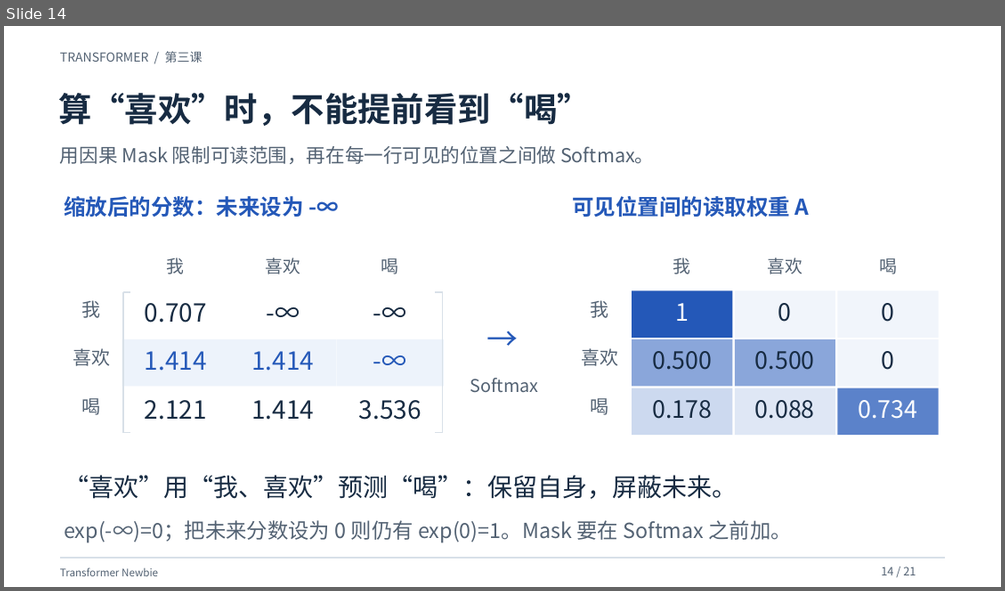
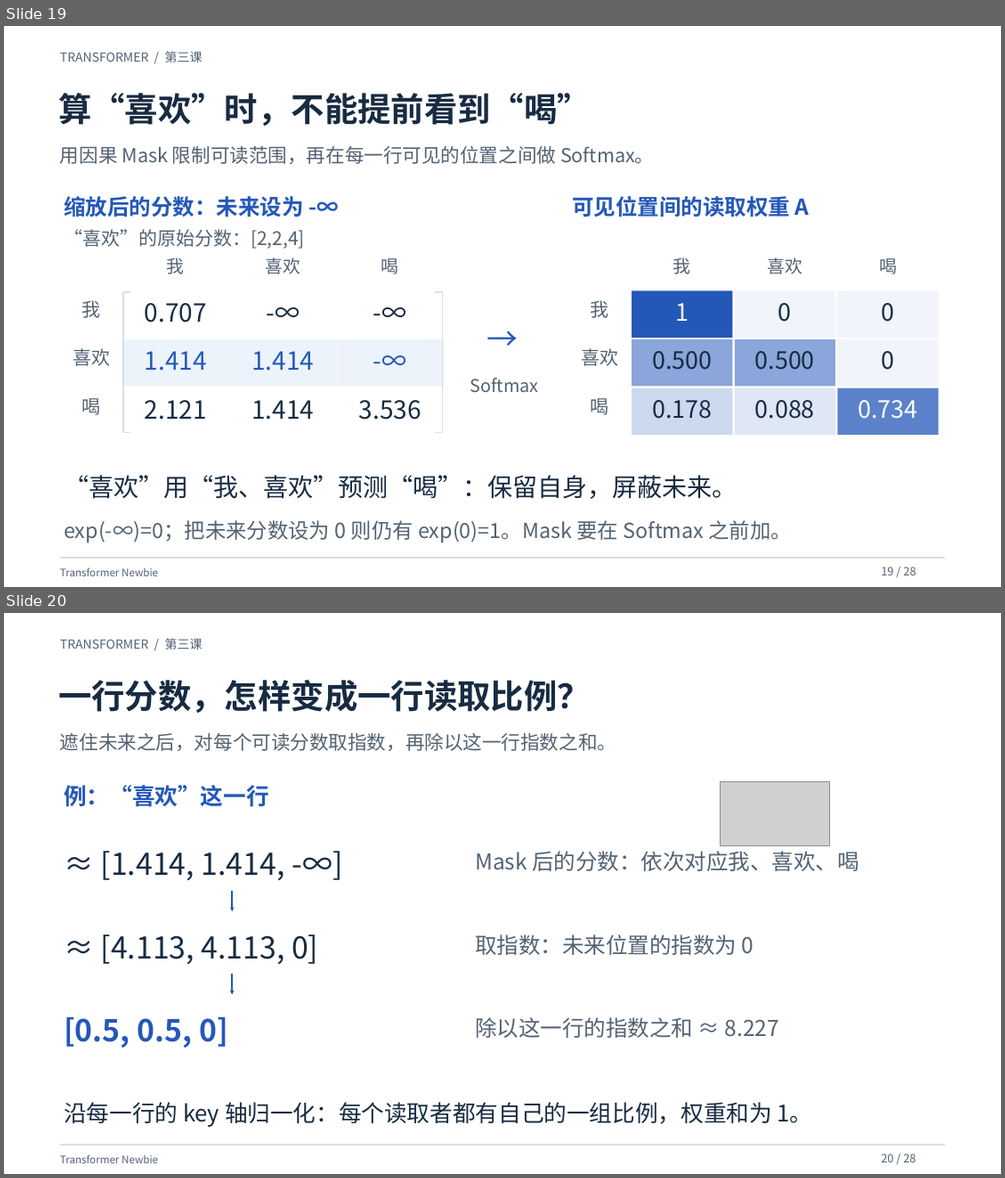
Before and after one commit to yangzy723/Transformer-Newbie, a slide deck: class3/class3_attention.pptx. Shown one above the other, each under a label of ours: slide 14 before the commit, slides 19 and 20 after it. The pictures are 1005x591 and 1005x1178 pixels, drawn with LibreOffice and Linux fonts; fonts in the diff are those of the drawing; grey boxes stand for pictures. Boxes give left, top, right and bottom in pixels: in the first picture for what was removed or moved away, otherwise in the second. Text is boxed around its words. In the diff, an @@ line names an element or a change of style, - is before the commit and + after.

```diff
--- a/class3/class3_attention.pptx
+++ b/class3/class3_attention.pptx
@@ slide 20 added at (4,613,1001,1174), background #FFFFFF @@
@@ rectangle added at (4,613,1001,1174), fill #FFFFFF @@
@@ text added at (60,638,202,649), 12 pt, text #536273 @@
+TRANSFORMER / 第三课
@@ text added at (58,680,591,713), 32 pt, text #172B42, bold @@
+一行分数，怎样变成一行读取比例？
@@ text added at (60,733,616,751), 18.5 pt, text #536273 @@
+遮住未来之后，对每个可读分数取指数，再除以这一行指数之和。
@@ text added at (64,785,269,807), 22 pt, text #2458B8, bold @@
+例：“喜欢”这一行
@@ picture added at (720,782,830,846) @@
@@ text added at (101,851,285,881), 29 pt, text #172B42 @@
+≈ [1.414, 1.414, -∞]
@@ text added at (475,851,858,871), 21 pt, text #536273 @@
+Mask 后的分数：依次对应我、喜欢、喝
@@ arrow added from (232, 891) to (232, 911), #2458B8 1.3 pt @@
@@ text added at (101,934,318,965), 29 pt, text #172B42 @@
+≈ [4.113, 4.113, 0]
@@ text added at (475,934,754,955), 21 pt, text #536273 @@
+取指数：未来位置的指数为 0
@@ arrow added from (232, 973) to (232, 995), #2458B8 1.3 pt @@
@@ text added at (64,1017,228,1047), 29 pt, text #2458B8, bold @@
+[0.5, 0.5, 0]
@@ text added at (475,1017,779,1038), 21 pt, text #536273 @@
+除以这一行的指数之和 ≈ 8.227
@@ text added at (64,1102,813,1127), 22 pt, text #172B42 @@
+沿每一行的 key 轴归一化：每个读取者都有自己的一组比例，权重和为 1。
@@ line added from (60, 1144) to (945, 1144), #D8E0E8 1.3 pt @@
@@ text added at (60,1154,158,1163), 10 pt, text #536273 @@
+Transformer Newbie
@@ text added at (881,1153,915,1162), 11 pt, text #536273 @@
+20 / 28
@@ what was slide 14 is now slide 19 @@
@@ slide 19 changed as well @@
@@ text added at (64,229,305,248), 18 pt, text #536273 @@
+“喜欢”的原始分数：[2,2,4]
@@ text at (881,566,915,575): text changed @@
-14 / 21
+19 / 28
```
Also in this commit, not shown: 18 other slides changed, 8 other slides added, 2 slides removed, 36 other files.
